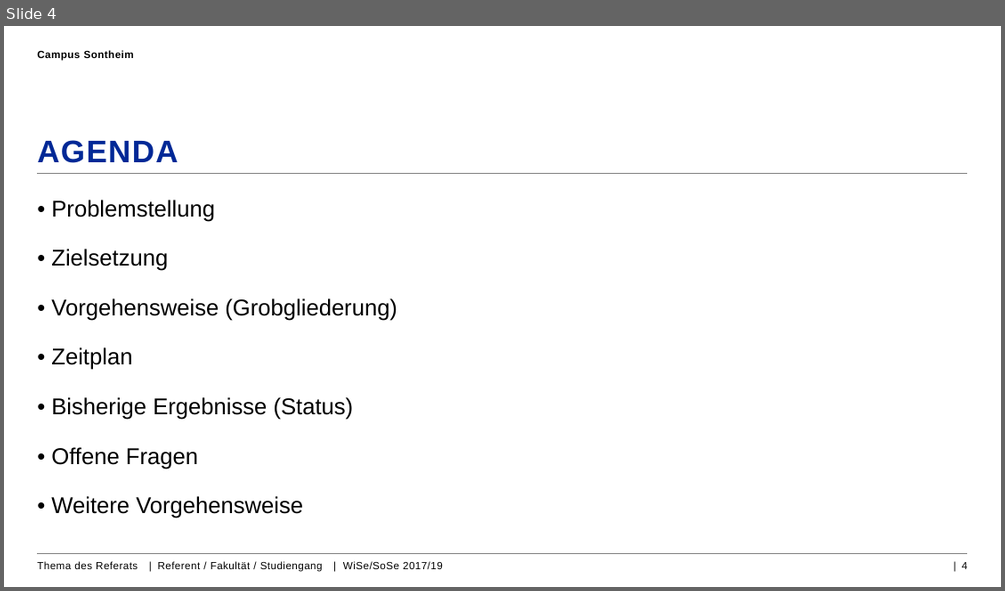
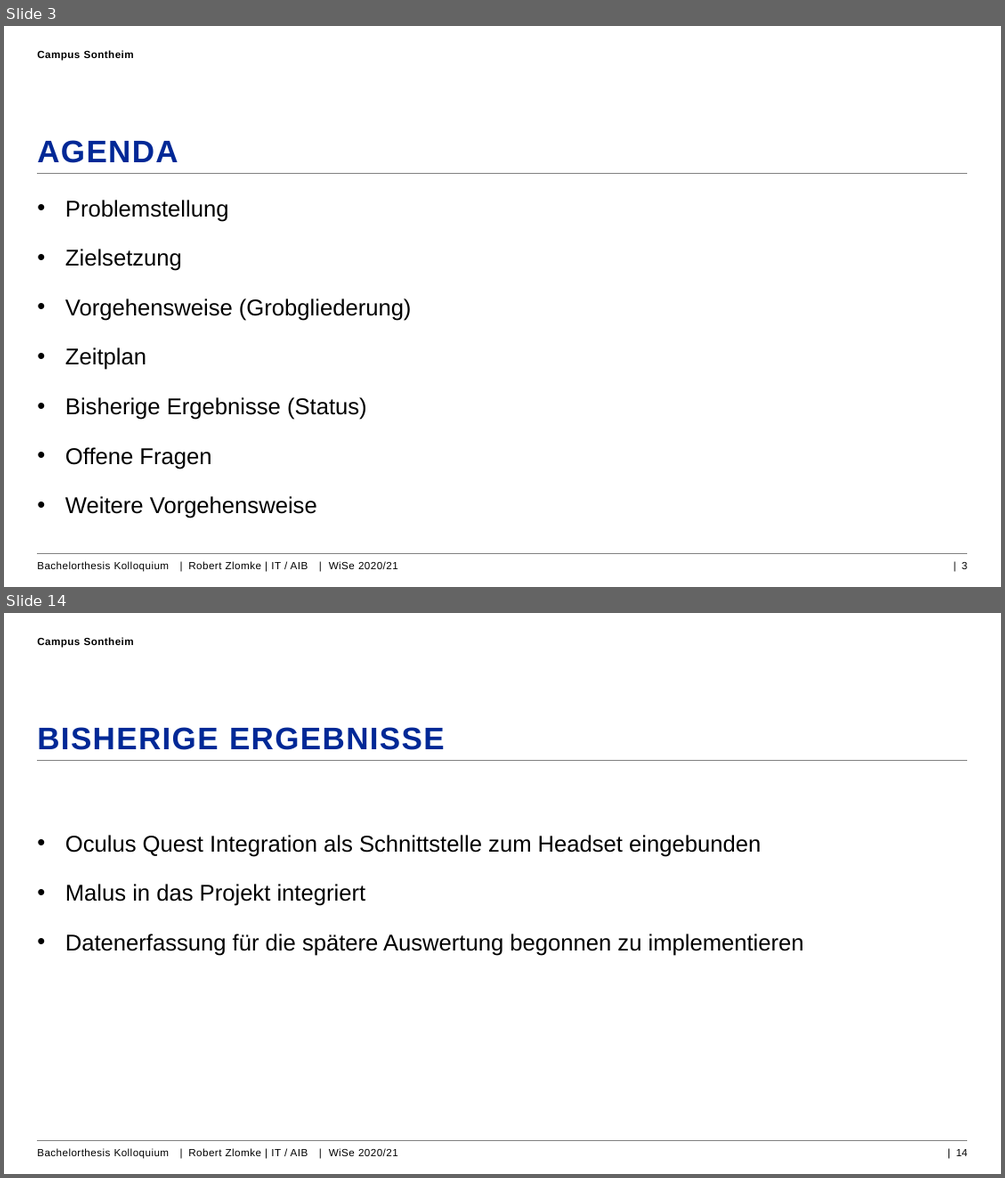
Before and after one commit to RobZlo/Studium, a slide deck: Kolloquium_Präsentation_RobertZlomle.pptx. Shown one above the other, each under a label of ours: slide 4 before the commit, slides 3 and 14 after it; the slides between them are not shown. The pictures are 1005x591 and 1005x1178 pixels, drawn with LibreOffice and Linux fonts; fonts in the diff are those of the drawing; background and template pictures are left out. Boxes give left, top, right and bottom in pixels: in the first picture for what was removed or moved away, otherwise in the second. Text is boxed around its words. In the diff, an @@ line names an element or a change of style, - is before the commit and + after.

```diff
--- a/Kolloquium_Präsentation_RobertZlomle.pptx
+++ b/Kolloquium_Präsentation_RobertZlomle.pptx
@@ slide 14 added at bbox=[4, 613, 1001, 1174], background #FFFFFF; not listed: 2 template elements that a slide beside it also shows @@
@@ text added at bbox=[37, 637, 134, 648], 10 pt, text #000000, bold @@
+Campus Sontheim
@@ title added at bbox=[37, 727, 445, 750], 30 pt, text #002896, bold @@
+BISHERIGE ERGEBNISSE
@@ text added at bbox=[65, 835, 804, 956], 22 pt, text #000000 @@
+• Oculus Quest Integration als Schnittstelle zum Headset eingebunden
+• Malus in das Projekt integriert
+• Datenerfassung für die spätere Auswertung begonnen zu implementieren
@@ text added at bbox=[37, 1148, 398, 1159], 10 pt, text #000000 @@
+Bachelorthesis Kolloquium | Robert Zlomke | IT / AIB | WiSe 2020/21
@@ page number added at bbox=[956, 1149, 968, 1156], 10 pt, text #000000 @@
+| 14
@@ what was slide 4 is now slide 3 @@
@@ slide 3 changed as well @@
@@ text at bbox=[65, 200, 412, 518]: text changed @@
-• Problemstellung
-• Zielsetzung
-• Vorgehensweise (Grobgliederung)
-• Zeitplan
-• Bisherige Ergebnisse (Status)
-• Offene Fragen
-• Weitere Vorgehensweise
+• Problemstellung
+• Zielsetzung
+• Vorgehensweise (Grobgliederung)
+• Zeitplan
+• Bisherige Ergebnisse (Status)
+• Offene Fragen
+• Weitere Vorgehensweise
@@ text at bbox=[37, 561, 398, 572]: text changed @@
-Thema des Referats | Referent / Fakultät / Studiengang | WiSe/SoSe 2017/19
+Bachelorthesis Kolloquium | Robert Zlomke | IT / AIB | WiSe 2020/21
@@ page number at bbox=[962, 562, 967, 569]: text changed @@
-| 4
+| 3
```
Also in this commit, not shown: 1 other slide changed, 14 other slides added, 15 slides removed, 5 other files.
